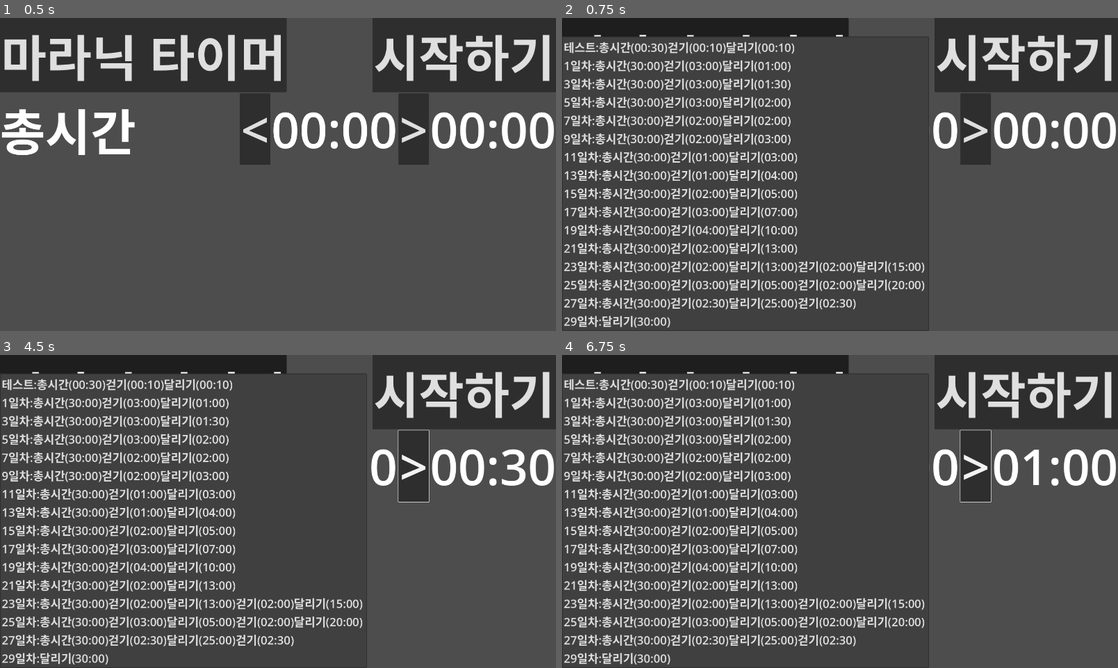
Above: before the commit, frames 1-4 (two rows, left to right).
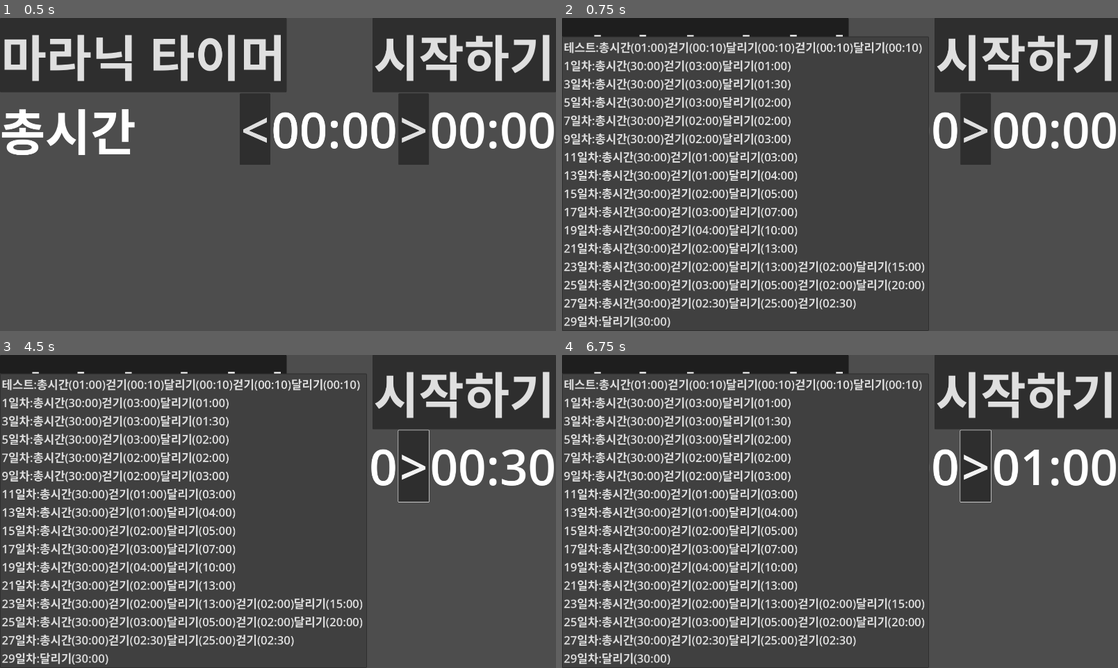
Above: after the commit, the same moments.

Repository: kasworld/maranic
Game: Godot game, scene res://main.tscn
Two runs of this game, one before a commit and one after it. Both use one fixed random seed, a clock stepped at 60 frames per second and the inputs below.
Inputs:
- Up to frame 1 (0.5 s): no input
- Up to frame 2 (0.75 s): click "마라닉 타이머" at 0.5 s
- Up to frame 3 (4.5 s): click "시작하기" at 1.25 s; click "시작하기" at 2 s; click "<" at 2.75 s; click ">" at 3.5 s; click "마라닉 타이머" at 4.25 s
- Up to frame 4 (6.75 s): click "<" at 5 s; click ">" at 5.75 s; click "마라닉 타이머" at 6.5 s

Frame 1 is identical in both runs. In frame 2, 0.4% of the frame differs, in the area x 14-65%, y 7-12%; in frame 3, 0.4%; in frame 4, 0.4%.
Error in both runs: Invalid access of index '0' on a base object of type: 'PackedStringArray'. (res://main.gd:10)

Commit message:
scroll to current subwork

Diff:
--- a/main.gd
+++ b/main.gd
@@ -60,6 +60,7 @@
 	]
 	for i in range(n-1):
 		var work = workScene.instantiate()
+		work.focus_mode = Control.FOCUS_ALL
 		Works.append(work)
 		$VBoxContainer/ScrollContainer/WorksContainer.add_child(work)
 
@@ -80,6 +81,7 @@
 				subWorkIndex = 1
 			var newWorkStr = Works[subWorkIndex].getLabelText()
 			Text2Speech("%s를 끝내고 %s를 시작합니다." %[oldWorkStr,newWorkStr])
+			Works[subWorkIndex].grab_focus()
 	updateTimeLabels()
 
 
--- a/workdata.gd
+++ b/workdata.gd
@@ -4,7 +4,7 @@
 
 var workData = [
 	# 이름,총시간초,걷기초,달리기초
-	[ "테스트", ["총시간",30*1 ], ["걷기", 10*1  ], ["달리기", 10*1  ] ],
+	[ "테스트", ["총시간",60*1 ], ["걷기", 10*1  ], ["달리기", 10*1  ], ["걷기", 10*1  ], ["달리기", 10*1 ] ],
 	[ "1일차",  ["총시간",60*30], ["걷기", 60*3  ], ["달리기", 60*1  ] ],
 	[ "3일차",  ["총시간",60*30], ["걷기", 60*3  ], ["달리기", 60*1.5] ],
 	[ "5일차",  ["총시간",60*30], ["걷기", 60*3  ], ["달리기", 60*2  ] ],
